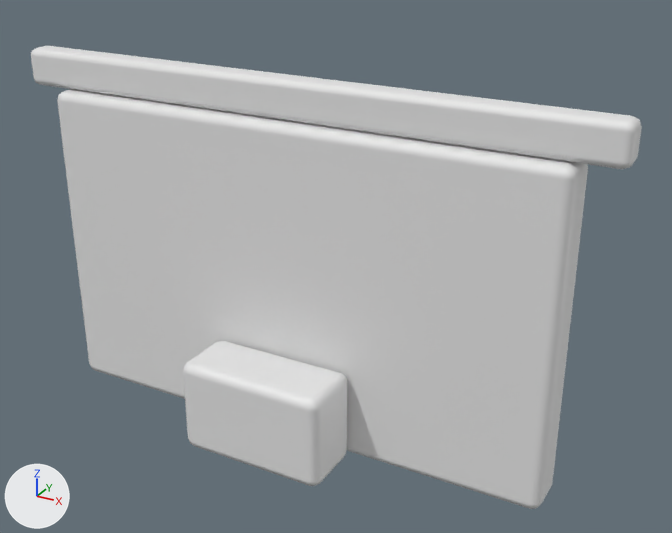
Two versions of the OBJ model gunsmod/src/main/resources/assets/gunsmod/models/entity/airdef/radar_sentinel/head.obj, one commit apart.
Rendered twice from a camera (50 mm lens) standing at (1.92, -2.76, 3.83) and looking at (0.66, -0.46, 2.69). Arrows for +X, +Y and +Z are at lower left; the lights stay in place. The first picture is the older version. Materials are left out; every surface is plain grey. Where no turn or scale is listed for an object, it has been applied to the vertices.

The first picture shows 'head'.
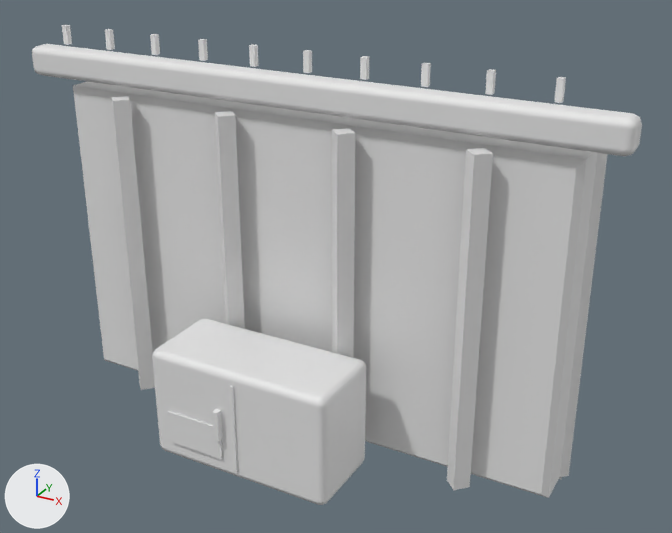
Diff of the bpy script that builds the scene:
```diff
--- a/gunsmod/src/main/resources/assets/gunsmod/models/entity/airdef/radar_sentinel/head.obj.py
+++ b/gunsmod/src/main/resources/assets/gunsmod/models/entity/airdef/radar_sentinel/head.obj.py
@@ me_head @@
 # used by ob_head; location = (0.0, 0.0, 0.0)
-me_head.from_pydata(...)  # 172 vertices, 163 faces; spans x -0.5..1.5, y -0.75..-0.37, z 2.06..3.25
+me_head.from_pydata(...)  # 296 vertices, 246 faces; spans x -0.5..1.5, y -0.83..-0.27, z 2.04..3.32
+# me_head part 1: a new loose piece, a box spanning x -0.416..-0.397, y -0.412..-0.394, z 3.256..3.319
+# me_head part 2: a new loose piece, a box spanning x -0.228..-0.209, y -0.412..-0.394, z 3.256..3.319
+# me_head part 3: a new loose piece, a box spanning x -0.041..-0.022, y -0.412..-0.394, z 3.256..3.319
+# me_head part 4: a new loose piece, a box spanning x 0.147..0.166, y -0.412..-0.394, z 3.256..3.319
+# me_head part 5: a new loose piece, a box spanning x 0.334..0.353, y -0.412..-0.394, z 3.256..3.319
+# me_head part 6: a new loose piece, a box spanning x 0.522..0.541, y -0.412..-0.394, z 3.256..3.319
+# me_head part 7: a new loose piece, a box spanning x 0.709..0.728, y -0.412..-0.394, z 3.256..3.319
+# me_head part 8: a new loose piece, a box spanning x 0.897..0.916, y -0.412..-0.394, z 3.256..3.319
+# me_head part 9: a new loose piece, a box spanning x 1.084..1.103, y -0.412..-0.394, z 3.256..3.319
+# me_head part 10: a new loose piece, a box spanning x 1.272..1.291, y -0.412..-0.394, z 3.256..3.319
+# me_head part 11: a new loose piece, a box spanning x 0.495..0.505, y -0.8194..-0.8131, z 2.1..2.4
+# me_head part 12: a new loose piece, a box spanning x 0.25..0.45, y -0.8194..-0.8131, z 2.125..2.2375
+# me_head part 13: the loose piece of 56 vertices spanning x -0.5..1.5, y -0.5..-0.41, z 3.12..3.25 is scaled about its middle by (1, 0.912, 0.751), then moved by (0.0, 0.0, 0.02)
+# me_head part 14: the loose piece of 56 vertices spanning x 0.25..0.75, y -0.75..-0.53, z 2.06..2.38 is scaled about its middle by (1.28, 1.37, 1.25), then moved by (0.0, -0.03, 0.03)
+# me_head part 15: a new loose piece, a box spanning x 0.434..0.453, y -0.832..-0.801, z 2.2..2.3
+# me_head part 16: the loose piece of 56 vertices spanning x -0.38..1.38, y -0.53..-0.37, z 2.06..3.12 is rebuilt with 16 vertices and now spans x -0.38..1.38, y -0.45..-0.3, z 2.06..3.12
+# me_head part 17: the loose piece of 4 vertices spanning x -0.31..1.31, y -0.37, z 2.12..3.06 is rebuilt with 24 vertices and now spans x -0.4..1.4, y -0.32..-0.27, z 2.04..3.15
+# me_head part 18
+# 16 vertices are added at x -0.15..1.15, y -0.54..-0.46, z 2.06
+# 16 new vertices lie (0.0, 0.0, 1.06) away from vertices in x -0.15..1.15, y -0.54..-0.46, z 2.06
+# 24 new faces join them
+# other edits to the shape of me_head do not show in these pictures
```

Boxes [x1, y1, x2, y2] around the edits, measured in the pictures (672 x 533 px; the box of a moved part takes in the faces that stretch with it):
'head', reshaped: before [31, 46, 642, 509]; after [32, 25, 642, 505]
part 1 of me_head, added: after [62, 25, 72, 45]
part 2 of me_head, added: after [105, 29, 115, 50]
part 3 of me_head, added: after [150, 34, 160, 55]
part 4 of me_head, added: after [198, 39, 208, 61]
part 5 of me_head, added: after [249, 44, 259, 67]
part 6 of me_head, added: after [303, 50, 312, 73]
part 7 of me_head, added: after [360, 56, 369, 80]
part 8 of me_head, added: after [421, 62, 431, 87]
part 9 of me_head, added: after [485, 69, 496, 95]
part 10 of me_head, added: after [554, 77, 566, 103]
part 11 of me_head, added: after [230, 386, 238, 471]
part 12 of me_head, added: after [168, 411, 223, 459]
part 13 of me_head, moved or reshaped: before [31, 46, 642, 169]; after [32, 44, 642, 156]
part 14 of me_head, moved or reshaped: before [183, 341, 347, 486]; after [152, 319, 366, 505]
part 15 of me_head, added: after [212, 409, 222, 441]
part 16 of me_head, rebuilt: before [57, 89, 588, 509]; after [73, 82, 597, 498]
part 17 of me_head, rebuilt (not visible before): after [559, 153, 608, 479]
part 18 of me_head, added: after [112, 96, 493, 490]
